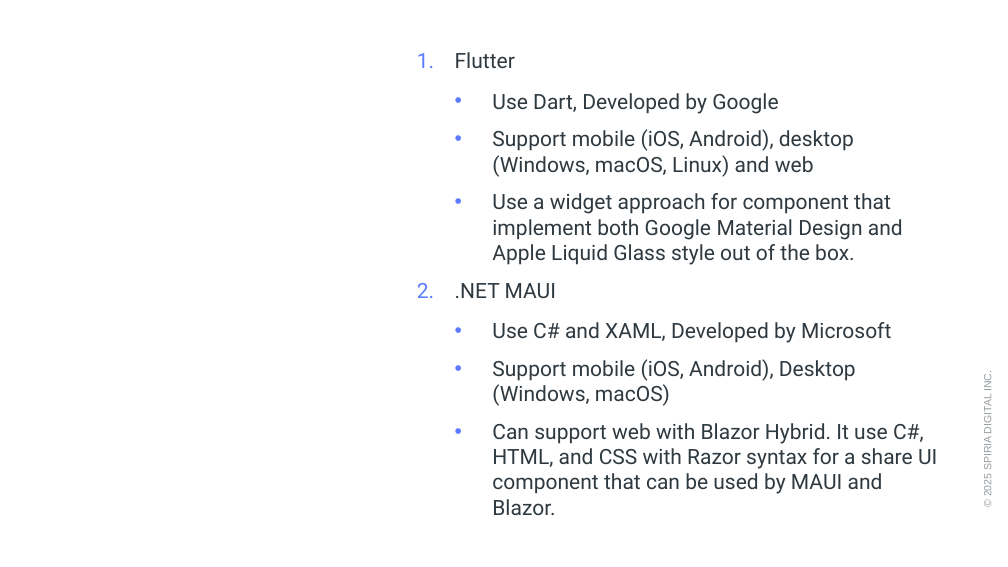
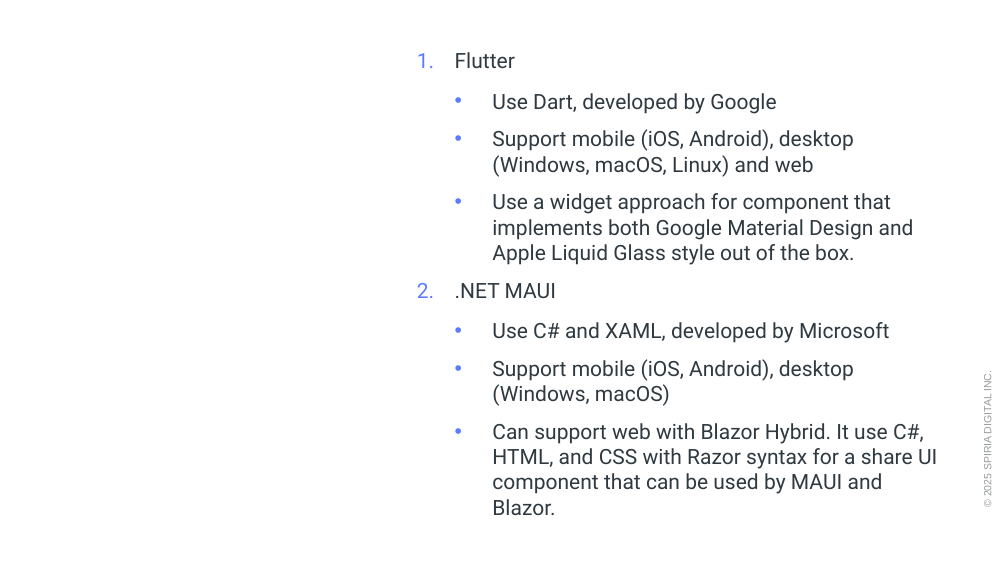
Before and after one commit to willibix/chatbot-base, a slide deck: slide 4 of Libraries exploration through a basic multiplatform chatbot app.pptx. Drawn at 1008x567 pixels with LibreOffice and Linux fonts; fonts in the diff are those of the drawing; background and template pictures are left out. Boxes give left, top, right and bottom in pixels: in the first picture for what was removed or moved away, otherwise in the second. Text is boxed around its words. In the diff, an @@ line names an element or a change of style, - is before the commit and + after.

```diff
--- a/Libraries exploration through a basic multiplatform chatbot app.pptx
+++ b/Libraries exploration through a basic multiplatform chatbot app.pptx
@@ text at (492, 93, 776, 114): text changed @@
-  • Use Dart, Developed by Google
+  • Use Dart, developed by Google
@@ text at (492, 193, 914, 265): text changed @@
-  • Use a widget approach for component that implement both Google Material Design and Apple Liquid Glass style out of the box.
+  • Use a widget approach for component that implements both Google Material Design and Apple Liquid Glass style out of the box.
@@ text at (492, 322, 889, 406): text changed @@
-  • Use C# and XAML, Developed by Microsoft
-  • Support mobile (iOS, Android), Desktop (Windows, macOS)
+  • Use C# and XAML, developed by Microsoft
+  • Support mobile (iOS, Android), desktop (Windows, macOS)
```
Also in this commit, not shown: 6 other slides changed.
